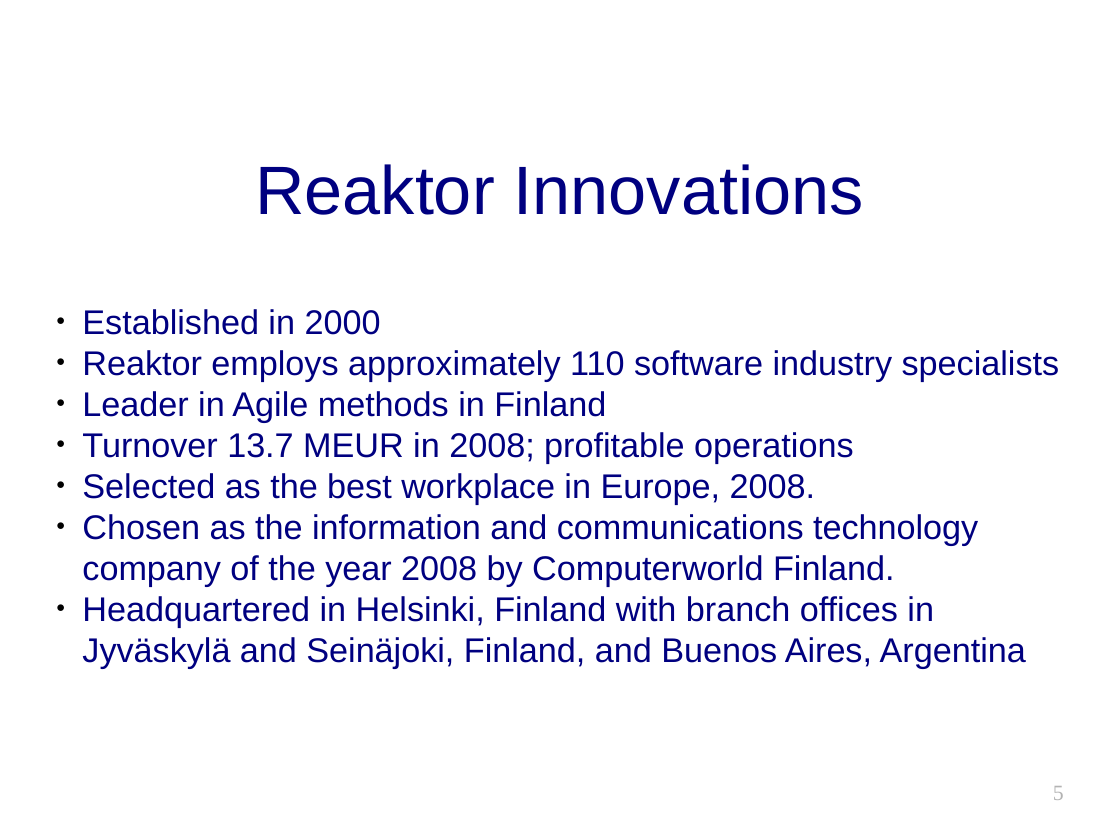
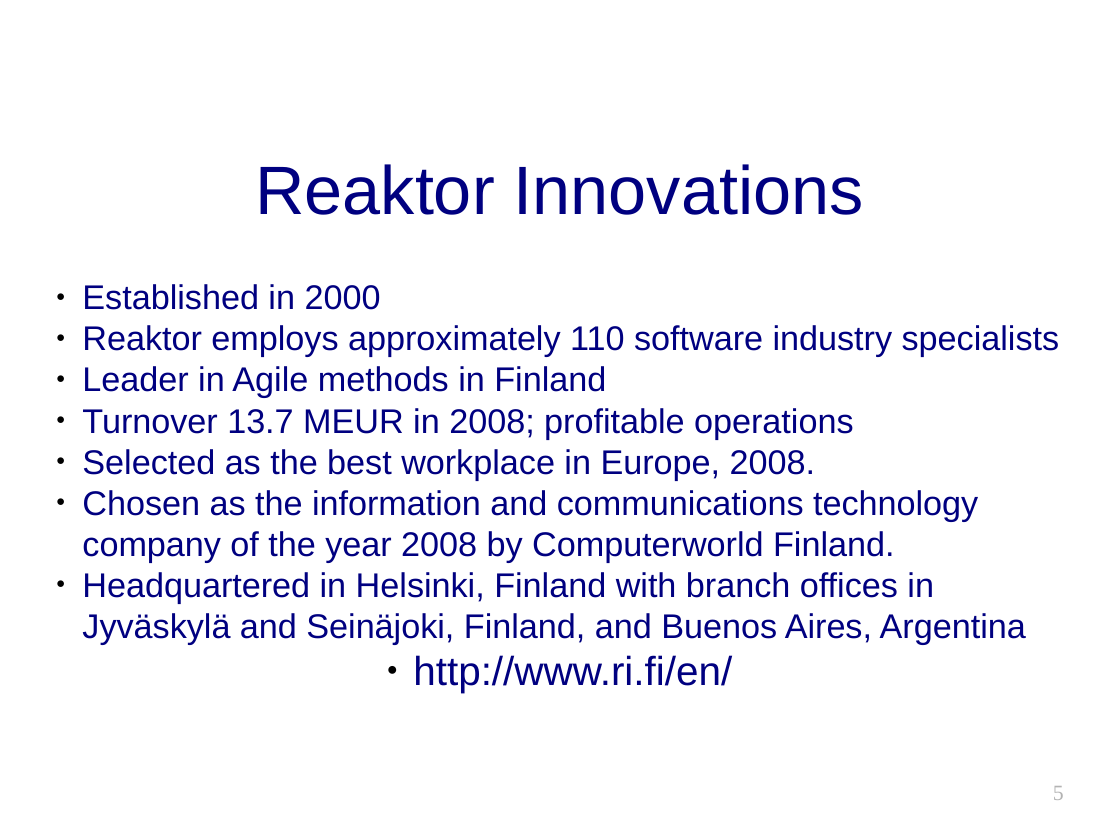
Before and after one commit to jdave/kansanpankki, a slide deck: slide 5 of doc/bdd-wicket-apachecon_eu_2009-hjort_rantalaiho_sibakov.odp. Drawn at 1120x840 pixels with LibreOffice and Linux fonts; fonts in the diff are those of the drawing; background and template pictures are left out. Boxes give left, top, right and bottom in pixels: in the first picture for what was removed or moved away, otherwise in the second. Text is boxed around its words. In the diff, an @@ line names an element or a change of style, - is before the commit and + after.

Commit message:
Added link to Reaktor homepage

```diff
--- a/doc/bdd-wicket-apachecon_eu_2009-hjort_rantalaiho_sibakov.odp
+++ b/doc/bdd-wicket-apachecon_eu_2009-hjort_rantalaiho_sibakov.odp
@@ subtitle at bbox=[413, 655, 732, 693]: paragraph added @@
+● http://www.ri.fi/en/
```
